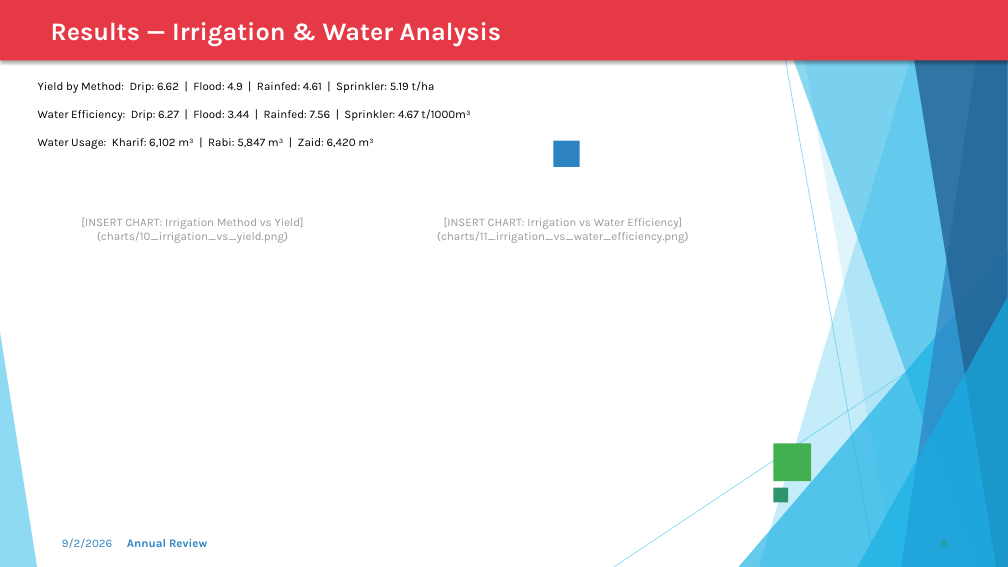
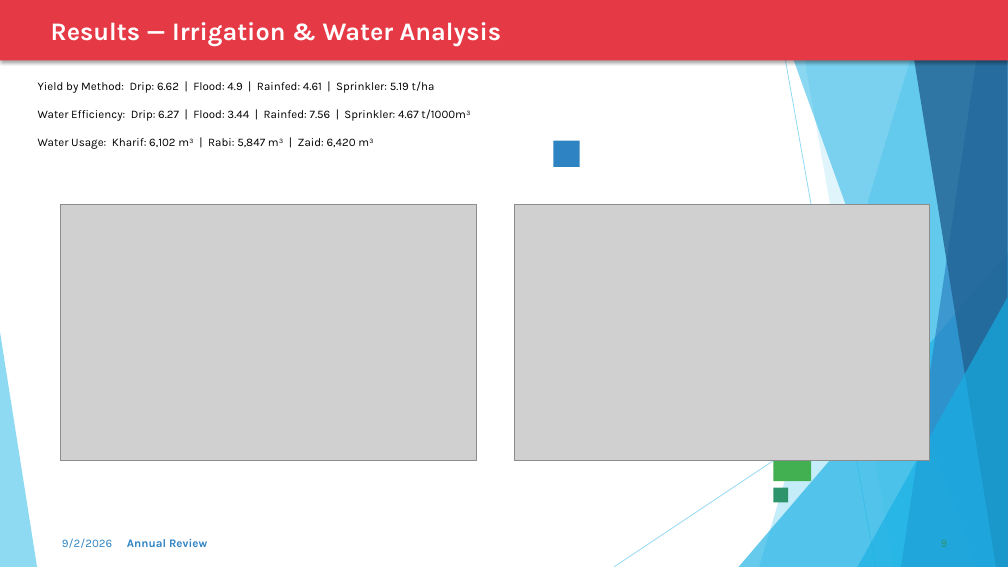
Before and after one commit to krishna3163/Seasonal-Agriculture-Performance-Analysis, a slide deck: slide 9 of VOIS_Project_PPT.pptx. Drawn at 1008x567 pixels with LibreOffice and Linux fonts; fonts in the diff are those of the drawing; grey boxes stand for pictures. Boxes give left, top, right and bottom in pixels: in the first picture for what was removed or moved away, otherwise in the second. Text is boxed around its words. In the diff, an @@ line names an element or a change of style, - is before the commit and + after.

Commit message:
Embed charts directly into PPT presentation

```diff
--- a/VOIS_Project_PPT.pptx
+++ b/VOIS_Project_PPT.pptx
@@ picture added at (60,204,476,461) @@
@@ picture added at (514,204,930,461) @@
@@ text removed at (81,217,304,243) @@
-[INSERT CHART: Irrigation Method vs Yield]
-(charts/10_irrigation_vs_yield.png)
@@ text removed at (437,217,689,243) @@
-[INSERT CHART: Irrigation vs Water Efficiency]
-(charts/11_irrigation_vs_water_efficiency.png)
```
Also in this commit, not shown: 4 other slides changed, 1 other file.
